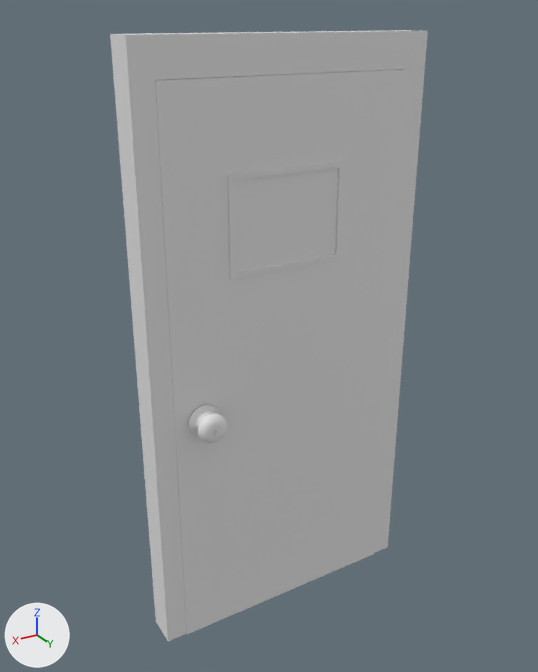
The Blender file Assets/Models/Modular Metric/Blender/Doors/door shape 2.blend as it was, and as the next commit left it.
The view is the same before and after, from a 50 mm camera at (4.32, 6.75, 3.88) aimed at (0.15, -0.21, 0.4). The axes (+X, +Y, +Z) are drawn at lower left. The lights are the same throughout.
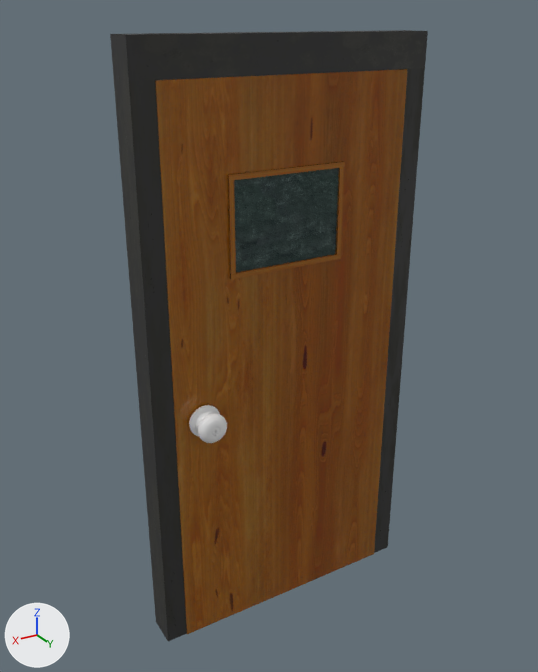
Location of each change, [x1, y1, x2, y2] in pixels of the pictures (538 x 672 px):
'Plane', recoloured (grey to brown): [155, 69, 408, 634] in both
'Cube.001', recoloured (grey to black): [110, 30, 428, 641] in both
part 1 of me_cube_015, recoloured (grey to brown): [228, 161, 344, 279] in both

Patch to the scene script:
```diff
--- a/Assets/Models/Modular Metric/Blender/Doors/door shape 2.blend.py
+++ b/Assets/Models/Modular Metric/Blender/Doors/door shape 2.blend.py
@@ mat_wood @@
+mat_wood = bpy.data.materials.new('Wood')
+# uses the picture img_spruce_wood_varnished_albedo_jpg
+# uses the picture img_spruce_wood_varnished_height_jpg
+# uses the picture img_spruce_wood_varnished_normal_jpg
+# uses the picture img_spruce_wood_varnished_roughness_jpg
@@ mat_board @@
+mat_board = bpy.data.materials.new('Board')
+# uses the picture img_1k_blackboard_diffuse_jpg
+# uses the picture img_1k_blackboard_displacement_jpg
+# uses the picture img_1k_blackboard_normal_jpg
+# uses the picture img_1k_blackboard_specular_jpg
@@ mat_metal_frame @@
+mat_metal_frame = bpy.data.materials.new('Metal Frame')
+# uses the picture img_gwc_peeling_paint_basecolor_jpg
+# uses the picture img_gwc_peeling_paint_metallic_jpg
+# uses the picture img_gwc_peeling_paint_normal_jpg
+# uses the picture img_gwc_peeling_paint_roughness_jpg
@@ me_plane_001 @@
 me_plane_001.from_pydata(...)  # 8 vertices, 6 faces; spans x -1.0..1.0, y -1.0..1.0, z 0.0..0.05
+me_plane_001.materials.append(mat_wood)
@@ me_cube_010 @@
 me_cube_010.from_pydata(...)  # 60 vertices, 54 faces; spans x -26.3..1.0, y -1.0..1.0, z -1.0..1.0
+me_cube_010.materials.append(mat_metal_frame)
@@ me_cube_015 @@
 me_cube_015.from_pydata(...)  # 32 vertices, 25 faces, 1 loose edge; spans x -1.0..36.8, y -1.0..1.2, z -1.0..1.0
 # used by ob_cube_004; location = (0.06, 0.03, 1.32); rotation_euler = (0.0, 1.571, 0.0), in degrees (0, 90, 0); scale = (-0.0294, 0.0148, 0.722)
+# me_cube_015 part 1: 24 of the faces centred in x -1.0..36.8, y -1.0..1.2, z -1.0..1.0 switch from no material to mat_wood
+me_cube_015.materials.append(mat_board)
```
